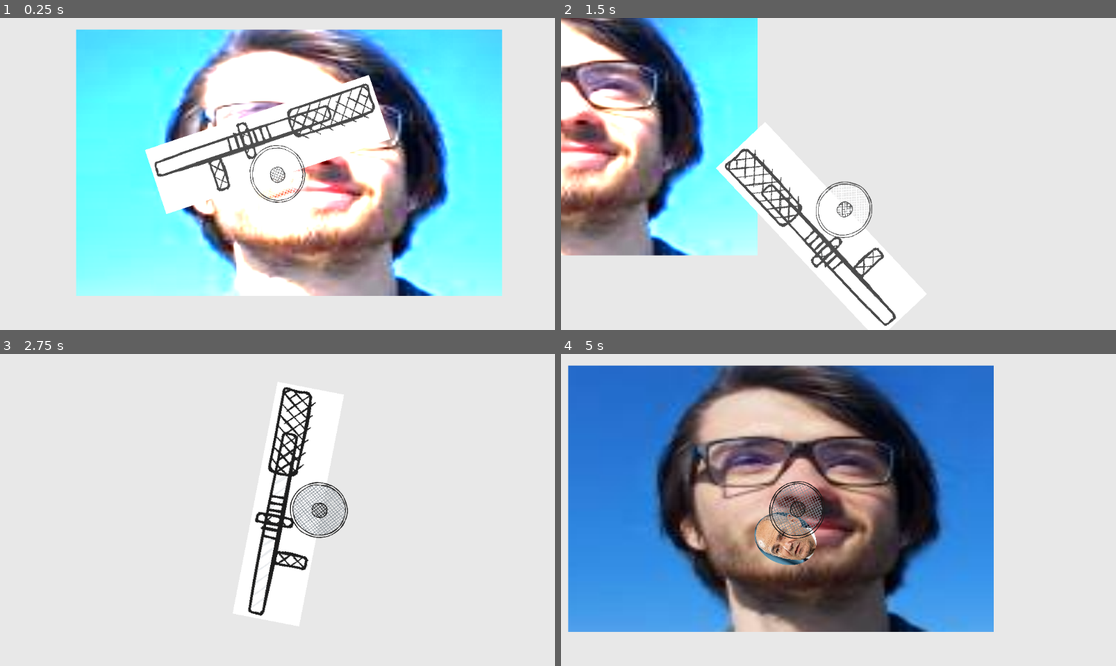
Above: before the commit, frames 1-4 (two rows, left to right).
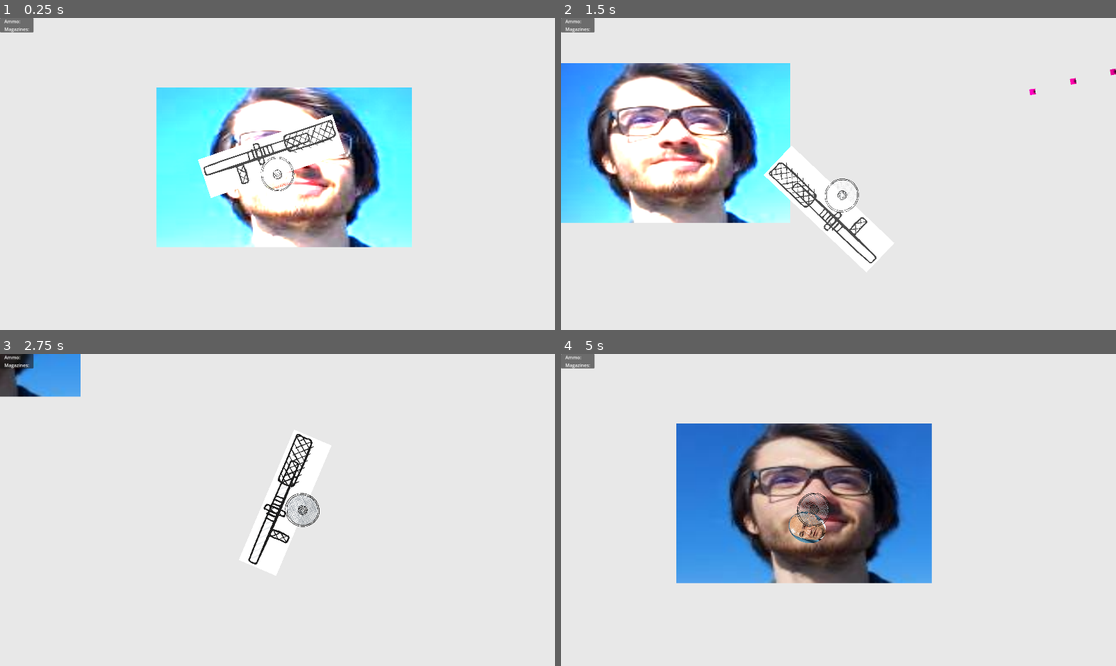
Above: after the commit, the same moments.

Repository: LanVukusic/GameX
Game: Godot game, scene res://TEST.tscn
Same seed, same stepped clock (60 frames per second), same inputs: the game is played once before the commit and once after it.
Inputs (mouse positions are in pixels of both pictures, inside the frame that each line leads up to):
- Up to frame 1 (0.25 s): no input
- Up to frame 2 (1.5 s): tap Enter at 0.5 s; move the mouse to (960, 158) at 0.52 s; press the mouse at (960, 158) at 0.53 s; hold Right (ui_right) 0.53-1.28 s; move the mouse to (727, 189) at 1.27 s; release the mouse at (727, 189) at 1.28 s; hold Down (ui_down) from 1.28 s (still down); tap Tab (CheckTree) at 1.35 s
- Up to frame 3 (2.75 s): click (166, 525) at 1.55 s; move the mouse to (333, 441) at 2.02 s; release Down (ui_down) at 2.03 s; hold Right (ui_right) from 2.03 s (still down); hold L (Lamp) from 2.03 s (still down); click (333, 441) at 2.3 s
- Up to frame 4 (5 s): move the mouse to (810, 572) at 2.77 s; release Right (ui_right) at 2.78 s; release L (Lamp) at 2.78 s; hold Up (ui_up) 2.78-3.53 s; click (810, 572) at 2.85 s; move the mouse to (1005, 556) at 3.52 s; hold 1 (WeaponSwitch) 3.53-4.28 s; hold Left (ui_left) from 3.53 s (still down); click (1005, 556) at 3.8 s; tap R (Reload) at 4.15 s; move the mouse to (672, 463) at 4.27 s; click (672, 463) at 4.35 s

The runs differ from the first frame. In frame 1, 58% of the frame differs, in the area x 0-91%, y 0-90%; in frame 2, 30%; in frame 3, 5.3%; in frame 4, 64%, in the area x 0-78%, y 0-90%.

Commit message:
replaced old autofire system with a timer based one. Got rid of stuck fire bug while changing weapon.

Diff:
--- a/Godot/Entities/Player/PlayerDevNode.gd
+++ b/Godot/Entities/Player/PlayerDevNode.gd
@@ -22,10 +22,7 @@
 # button events
 func _input(event: InputEvent) -> void:
 	if event.is_action_pressed("Shoot"):
-		player.weapon_manager.current_weapon.shoot_active.emit()
-
-	if event.is_action_released("Shoot"):
-		player.weapon_manager.current_weapon.shoot_release.emit()
+		player.weapon_manager.current_weapon.shoot.emit()
 
 	if event.is_action_pressed("Reload"):
 		player.weapon_manager.current_weapon.reload_active.emit()
--- a/Godot/TEST.tscn
+++ b/Godot/TEST.tscn
@@ -1,9 +1,10 @@
-[gd_scene load_steps=5 format=3 uid="uid://btda7ax5atic7"]
+[gd_scene load_steps=6 format=3 uid="uid://btda7ax5atic7"]
 
 [ext_resource type="PackedScene" uid="uid://bu1vvd37kb4tn" path="res://Camera/MainCamera.tscn" id="2_oifng"]
 [ext_resource type="Texture2D" uid="uid://ckdbul8vla5d8" path="res://Entities/{768B6756-A940-4E02-B0D2-963D91A6511A}.png" id="3_i0f0g"]
 [ext_resource type="PackedScene" uid="uid://cb4lh3a0xlxc" path="res://Networking/socket_server.tscn" id="4_5k5dy"]
 [ext_resource type="PackedScene" uid="uid://lrrmhxf8p6g3" path="res://Entities/Player/Player.tscn" id="4_ts4xw"]
+[ext_resource type="PackedScene" uid="uid://blol2ovqttua8" path="res://UI/Ui.tscn" id="5_d60vu"]
 
 [node name="Test" type="Node2D"]
 
@@ -23,3 +24,6 @@
 player_root = NodePath("..")
 
 [node name="Player" parent="." instance=ExtResource("4_ts4xw")]
+
+[node name="Ui" parent="." instance=ExtResource("5_d60vu")]
+offset_right = 10.0
--- /dev/null
+++ b/Godot/UI/Ui.tscn
@@ -0,0 +1,31 @@
+[gd_scene format=3 uid="uid://blol2ovqttua8"]
+
+[node name="Ui" type="Control"]
+layout_mode = 3
+anchors_preset = 15
+anchor_right = 1.0
+anchor_bottom = 1.0
+grow_horizontal = 2
+grow_vertical = 2
+
+[node name="CanvasLayer" type="CanvasLayer" parent="."]
+
+[node name="PanelContainer" type="PanelContainer" parent="CanvasLayer"]
+offset_right = 40.0
+offset_bottom = 40.0
+
+[node name="MarginContainer" type="MarginContainer" parent="CanvasLayer/PanelContainer"]
+layout_mode = 2
+theme_override_constants/margin_left = 15
+theme_override_constants/margin_right = 15
+
+[node name="GridContainer" type="GridContainer" parent="CanvasLayer/PanelContainer/MarginContainer"]
+layout_mode = 2
+
+[node name="Ammo" type="Label" parent="CanvasLayer/PanelContainer/MarginContainer/GridContainer"]
+layout_mode = 2
+text = "Ammo:"
+
+[node name="Magazines" type="Label" parent="CanvasLayer/PanelContainer/MarginContainer/GridContainer"]
+layout_mode = 2
+text = "Magazines:"
--- /dev/null
+++ b/Godot/UI/ui.gd
@@ -0,0 +1,10 @@
+extends Control
+
+
+# Called when the node enters the scene tree for the first time.
+func _ready() -> void:
+	pass # Replace with function body.
+
+# Called every frame. 'delta' is the elapsed time since the previous frame.
+func _process(delta: float) -> void:
+	pass
--- a/Godot/WeaponManager/weapon_base/weapon.gd
+++ b/Godot/WeaponManager/weapon_base/weapon.gd
@@ -1,115 +1,114 @@
 @tool
-
-
 extends Node2D
 class_name Weapon
 
+signal shoot
+signal reload_active
+signal current_ammo
+signal mags_left
 
 
-signal shoot_active
-signal shoot_release
-signal reload_active
-
-@export var WEAPON : WeaponResource:
+@export var WEAPON: WeaponResource:
 	set(value):
 		WEAPON = value
-		#if Engine.is_editor_hint():
 		load_weapon()
 
 @export var current_bullet: PackedScene
 var sprite: Sprite2D
 var raycast: RayCast2D
 
-enum weapon_state {READY, RELOADING}
-var current_weapon_state: weapon_state
+enum weapon_state { READY, RELOADING }
+var current_weapon_state: weapon_state = weapon_state.READY
+
+var can_shoot: bool = true
 var reload_timer: Timer
-var bpm_timer: float = 0.0
-var is_firing = false
-var can_shoot = true
+var fire_timer: Timer
 
 func _init() -> void:
+	# Initialize sprite and raycast nodes
 	sprite = Sprite2D.new()
+	self.add_child(sprite)
 	raycast = RayCast2D.new()
-	self.add_child(sprite)
 	self.add_child(raycast)
-#sirotišnica mogoče rabi starša
+
 
 func _ready() -> void:
 	load_weapon()
+	# Connect signals
 	reload_active.connect(reload)
-	shoot_active.connect(_shot_active)
-	shoot_release.connect(_shot_released)
+	#shoot_active.connect(_shot_active)
+	#shoot_release.connect(_shot_released)
+
+	#intialise fire_timer
+	fire_timer = Timer.new()
+	fire_timer.one_shot = true
+	fire_timer.timeout.connect(_on_fire_timer_timeout)
+	add_child(fire_timer)
+
+	#initialise reload_timer
+	reload_timer = Timer.new()
+	reload_timer.one_shot = true
+	add_child(reload_timer)
+
+func _process(delta: float) -> void:
+	pass
+
+func _physics_process(delta: float) -> void:
+	if Input.is_action_just_pressed("Shoot") and WEAPON.is_automatic == false:
+		fire()
+		can_shoot = false
+
+	if  Input.is_action_pressed("Shoot") and WEAPON.is_automatic:
+		fire()
 
 
-func _process(delta: float) -> void:
-	 # **Increment bpm_timer every frame**
-	bpm_timer += delta
-
-	# **Automatic firing**: Fire at intervals if the button is held
-	if is_firing and WEAPON.is_automatic and bpm_timer >= WEAPON.fire_rate:
-		fire()
-		bpm_timer = 0.0 # Reset timer for the next interval
-
-	# **Reset can_shoot after cooldown** for both automatic and semi-automatic modes
-	if bpm_timer >= WEAPON.fire_rate:
-		can_shoot = true # Allow new shot when cooldown is complete
-		bpm_timer = 0.0 # Reset timer
-
-
-func _shot_active():
-	if (!can_shoot):
-		return
-	is_firing = true
-	fire() # Fire immediately on press for automatic weapons
-	can_shoot = false # Set cooldown
-	bpm_timer = 0.0 # Reset timer for consistent interval
-
-
-func _shot_released():
-	is_firing = false
+func _on_fire_timer_timeout():
+	can_shoot = true
 
 
 func fire():
-	if current_weapon_state == weapon_state.RELOADING:
-		print("cant do dat sir you are reloading ", reload_timer.time_left)
-		return
+	if can_shoot:
+		# Decrement ammo and instantiate the bullet
+		if WEAPON.current_mag_ammo <= 0:
+			print("Out of ammo.")
+			return
 
-	if WEAPON.current_mag_ammo <= 0:
-		print("out of ammo")
-		return
+		var bullet = current_bullet.instantiate() as Projectile
+		bullet.global_position = raycast.global_position
+		bullet.rotation = global_rotation + raycast.target_position.angle()
+		get_tree().get_root().add_child(bullet)
 
-	WEAPON.current_mag_ammo -= 1
-	var b = current_bullet.instantiate() as Projectile
-	b.global_position = raycast.global_position
-	b.rotation = global_rotation + raycast.target_position.angle()
-	get_tree().get_root().add_child(b)
-	print(WEAPON.current_mag_ammo)
-
+		can_shoot = false
+		fire_timer.start(WEAPON.fire_rate)
+		WEAPON.current_mag_ammo -= 1
+		print("Ammo left:", WEAPON.current_mag_ammo)
+		emit_signal("current_ammo")
 
 func reload():
 	if current_weapon_state == weapon_state.RELOADING:
-		print("you are already reloading bozo")
+		print("Already reloading.")
 		return
+
 	if WEAPON.current_mags == 0:
-		print("no more magazines")
+		print("No more magazines.")
 		return
+
 	current_weapon_state = weapon_state.RELOADING
-	reload_timer = Timer.new()
-	add_child(reload_timer)
-	reload_timer.one_shot = true
 	reload_timer.start(WEAPON.reload_time)
-	reload_timer.timeout.connect(func():
-			WEAPON.current_mags -= 1 #SPREMENI
-			WEAPON.current_mag_ammo = WEAPON.magazine_capacity
-			current_weapon_state = weapon_state.READY
-			print("delam, mags left: ", WEAPON.current_mags)
-			)
+	reload_timer.timeout.connect(_on_reload_timeout)
+	print("Reloading...")
 
+func _on_reload_timeout():
+	WEAPON.current_mags -= 1
+	WEAPON.current_mag_ammo = WEAPON.magazine_capacity
+	current_weapon_state = weapon_state.READY
+	print("Reload complete. Magazines left:", WEAPON.current_mags)
 
 func load_weapon() -> void:
+# Configure the sprite and raycast based on the weapon resource
 	sprite.texture = WEAPON.sprite_texture
 	sprite.position = WEAPON.sprite_pos
 	sprite.scale = WEAPON.sprite_scale
+	sprite.rotation = WEAPON.sprite_rotation
+	raycast.position = WEAPON.raycast_pos
 	raycast.target_position = WEAPON.raycast_target_pos
-	raycast.position = WEAPON.raycast_pos
-	sprite.rotation = WEAPON.sprite_rotation
--- a/Godot/Weapons/ranged_weapons/Good_gun/Good_gun.tres
+++ b/Godot/Weapons/ranged_weapons/Good_gun/Good_gun.tres
@@ -16,8 +16,8 @@
 magazine_capacity = 30
 current_mag_ammo = 30
 reload_time = 1.0
-fire_rate = 0.1
-is_automatic = true
+fire_rate = 1.0
+is_automatic = false
 damage_per_shot = 0.0
 weapon_range = 0.0
 bullet_spread = 0.0
--- a/Godot/Weapons/ranged_weapons/Shit_gun/Shit_gun.tres
+++ b/Godot/Weapons/ranged_weapons/Shit_gun/Shit_gun.tres
@@ -16,7 +16,7 @@
 magazine_capacity = 30
 current_mag_ammo = 30
 reload_time = 1.0
-fire_rate = 0.1
+fire_rate = 1.0
 is_automatic = true
 damage_per_shot = 0.0
 weapon_range = 0.0
--- a/Godot/project.godot
+++ b/Godot/project.godot
@@ -14,6 +14,11 @@
 run/main_scene="res://TEST.tscn"
 config/features=PackedStringArray("4.3")
 config/icon="res://icon.png"
+
+[display]
+
+window/size/viewport_width=1920
+window/size/viewport_height=1080
 
 [global_group]
 
